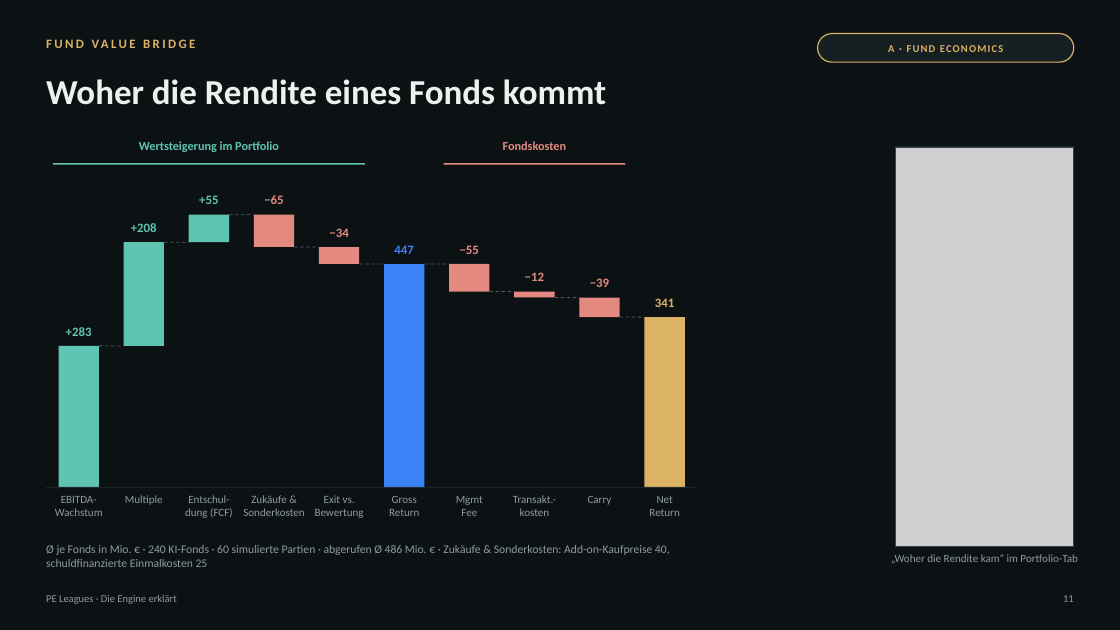
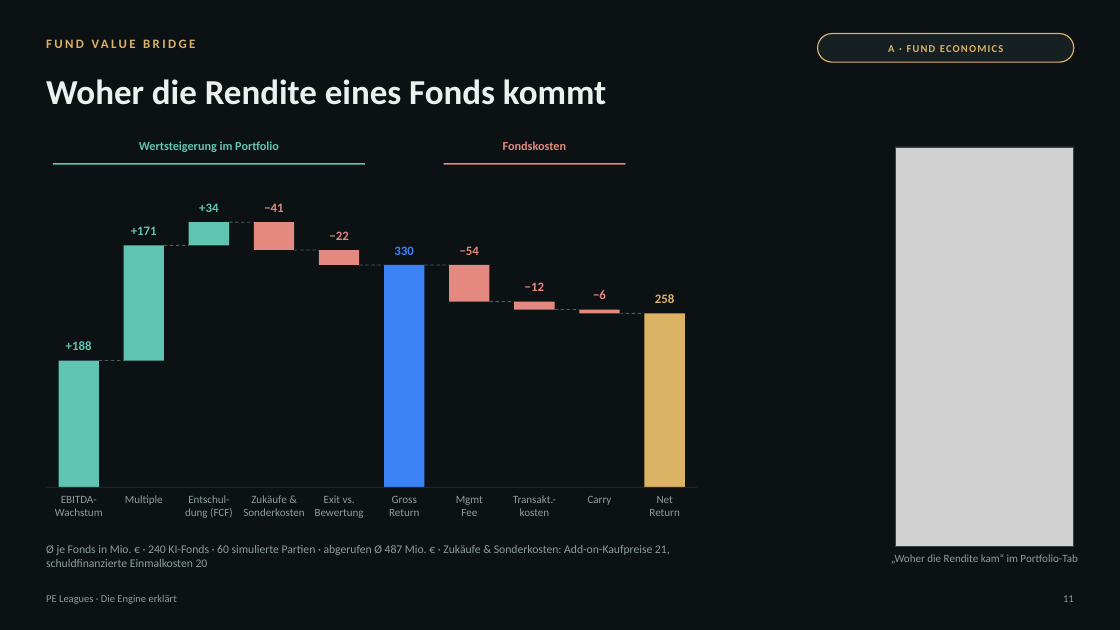
Before and after one commit to thematicum-dev/pe-leagues, a slide deck: slide 11 of docs/lehrmaterial/PE-Leagues_Engine-erklaert.pptx. Drawn at 1120x630 pixels with LibreOffice and Linux fonts; fonts in the diff are those of the drawing; grey boxes stand for pictures. Boxes give left, top, right and bottom in pixels: in the first picture for what was removed or moved away, otherwise in the second. Text is boxed around its words. In the diff, an @@ line names an element or a change of style, - is before the commit and + after.

```diff
--- a/docs/lehrmaterial/PE-Leagues_Engine-erklaert.pptx
+++ b/docs/lehrmaterial/PE-Leagues_Engine-erklaert.pptx
@@ text at (199,203,218,212): text changed; text colour #E3897F to #5FC4B1 @@
-−34
++34
@@ text removed at (199,195,218,204) @@
-+55
@@ text at (264,203,283,212): text changed @@
-−65
+−41
@@ text at (131,226,157,235): text changed @@
-+208
++171
@@ rectangle: place and size @@
-rectangle at (189,215,229,243)
+rectangle at (189,223,229,246)
@@ rectangle: place and size @@
-rectangle at (254,215,294,247)
+rectangle at (254,223,294,250)
@@ text added at (329,231,348,240), 11 pt, text #E3897F, bold @@
+−22
@@ rectangle: place and size @@
-rectangle at (124,242,164,345)
+rectangle at (124,245,164,360)
@@ line moved from (164, 242) - (189, 242) to (164, 245) - (189, 245) @@
@@ line moved from (294, 247) - (319, 247) to (294, 250) - (319, 250) @@
@@ text at (394,246,414,255): text changed @@
-447
+330
@@ rectangle: place and size @@
-rectangle at (450,264,490,292)
+rectangle at (450,265,490,302)
@@ text at (460,246,479,255): text changed @@
-−55
+−54
@@ text at (593,290,606,299): text changed @@
-−39
+−6
@@ text at (655,294,675,303): text changed @@
-341
+258
@@ 2 lines, 1 text, 1 rectangle: place and size @@
-2 lines, 1 text, 1 rectangle at (229,215,555,297)
+2 lines, 1 text, 1 rectangle at (229,223,555,310)
@@ line moved from (555, 297) - (580, 297) to (555, 310) - (580, 310) @@
@@ rectangle: place and size @@
-rectangle at (580,297,620,317)
+rectangle at (580,310,620,313)
@@ line moved from (620, 317) - (644, 317) to (620, 313) - (644, 313) @@
@@ rectangle: place and size @@
-rectangle at (644,317,685,487)
+rectangle at (644,313,685,487)
@@ text at (66,341,92,350): text changed @@
-+283
++188
@@ rectangle: place and size @@
-rectangle at (59,346,99,487)
+rectangle at (59,360,99,487)
@@ line moved from (99, 346) - (124, 346) to (99, 360) - (124, 360) @@
@@ text at (46,545,670,567): text changed @@
-Ø je Fonds in Mio. € · 240 KI-Fonds · 60 simulierte Partien · abgerufen Ø 486 Mio. € · Zukäufe & Sonderkosten: Add-on-Kaufpreise 40, schuldfinanzierte Einmalkosten 25
+Ø je Fonds in Mio. € · 240 KI-Fonds · 60 simulierte Partien · abgerufen Ø 487 Mio. € · Zukäufe & Sonderkosten: Add-on-Kaufpreise 21, schuldfinanzierte Einmalkosten 20
```
Also in this commit, not shown: 6 other slides changed, 2 other files.
